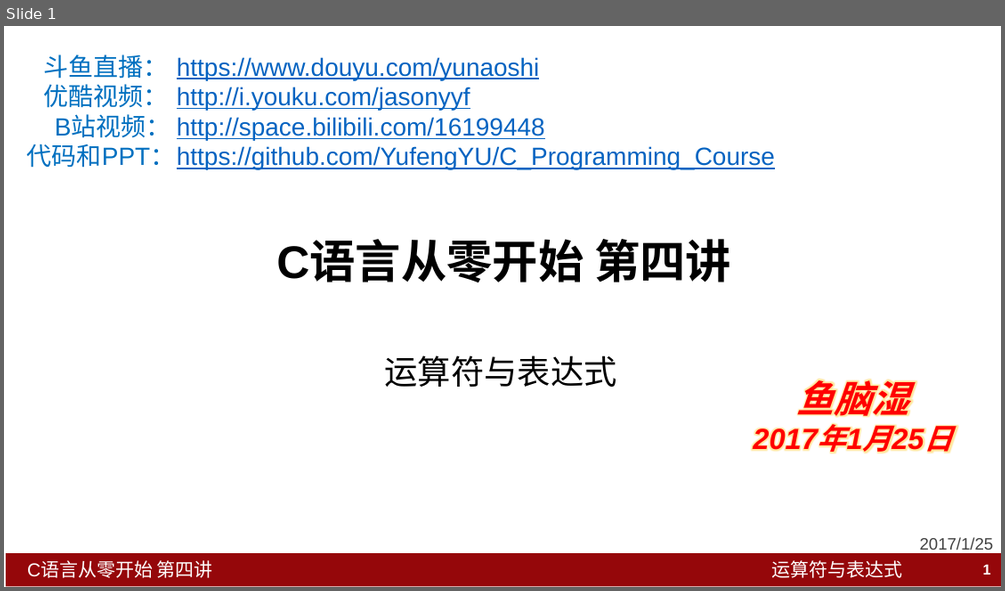
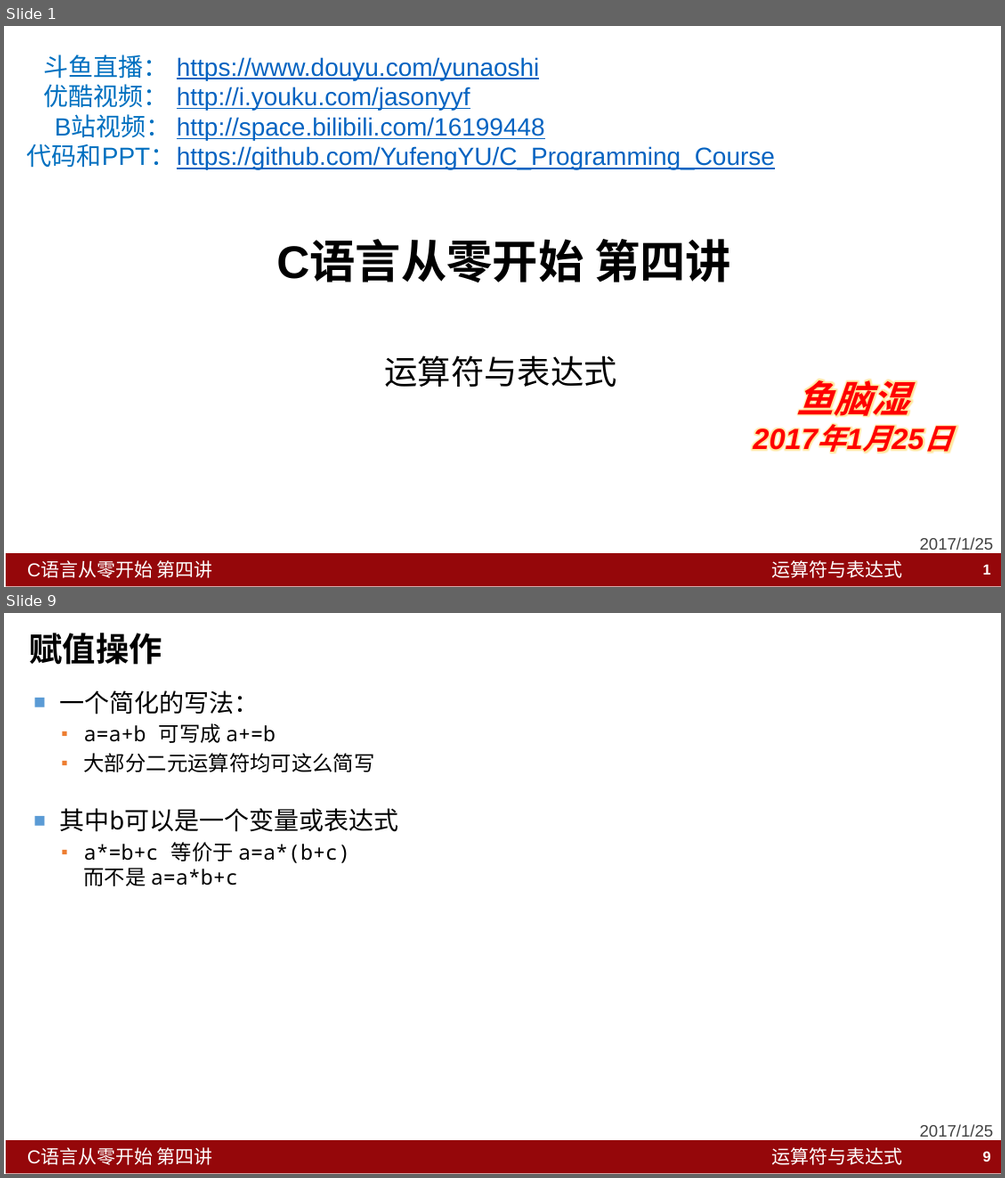
Before and after one commit to YufengYU/C_Programming_Course, a slide deck: Lesson4_Expression/C语言从零开始_第四讲_运算符与表达式.pptx. Shown one above the other, each under a label of ours: slide 1 before the commit, slides 1 and 9 after it; the slides between them are not shown. The pictures are 1005x591 and 1005x1178 pixels, drawn with LibreOffice and Linux fonts; fonts in the diff are those of the drawing. Boxes give left, top, right and bottom in pixels: in the first picture for what was removed or moved away, otherwise in the second. Text is boxed around its words. In the diff, an @@ line names an element or a change of style, - is before the commit and + after.

Commit message:
第四讲主体部分

```diff
--- a/Lesson4_Expression/C语言从零开始_第四讲_运算符与表达式.pptx
+++ b/Lesson4_Expression/C语言从零开始_第四讲_运算符与表达式.pptx
@@ slide 9 added at (4,613,1001,1174), background #FFFFFF; not listed: 3 template elements that a slide beside it also shows @@
@@ title added at (29,633,162,665), 32 pt, text #000000, bold @@
+赋值操作
@@ text added at (60,690,399,886), 20 pt, text #000000 @@
+■ 一个简化的写法：
+  ▪ a=a+b 可写成 a+=b
+  ▪ 大部分二元运算符均可这么简写
+■ 其中b可以是一个变量或表达式
+  ▪ a*=b+c 等价于 a=a*(b+c)
+    而不是 a=a*b+c
@@ text added at (920,1124,994,1136), 16 pt, text #424242 @@
+2017/1/25
@@ page number added at (983,1151,991,1161), 14 pt, text #FFFFFF, bold @@
+9
```
Also in this commit, not shown: 1 slide changed, 8 other slides added, 1 slide removed, 15 other files.
